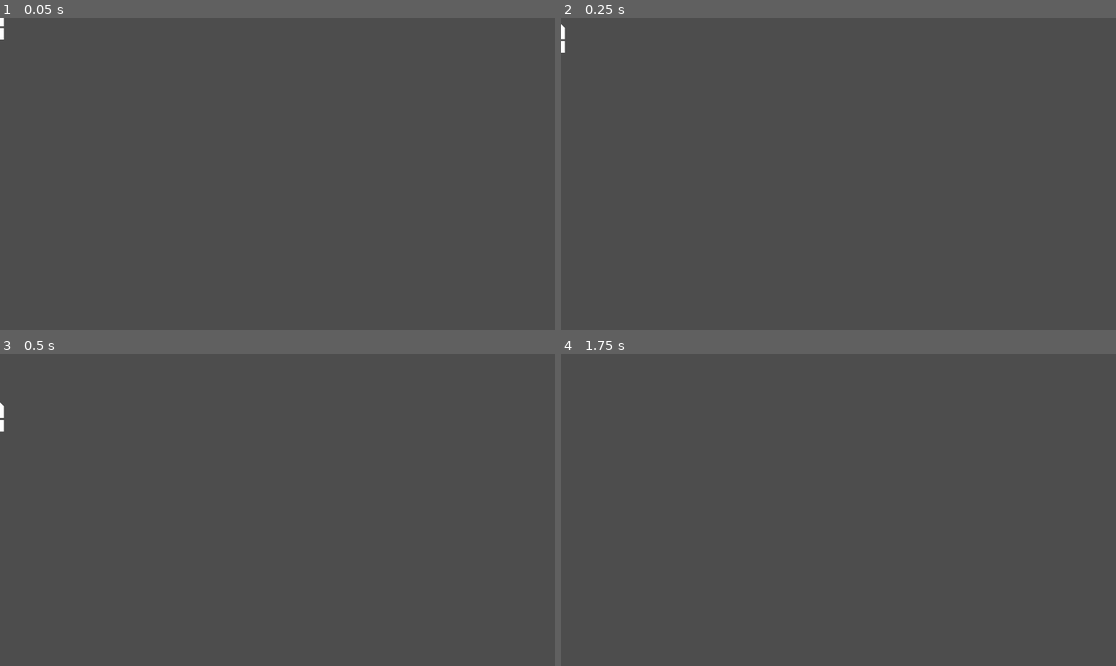
Above: before the commit, frames 1-4 (two rows, left to right).
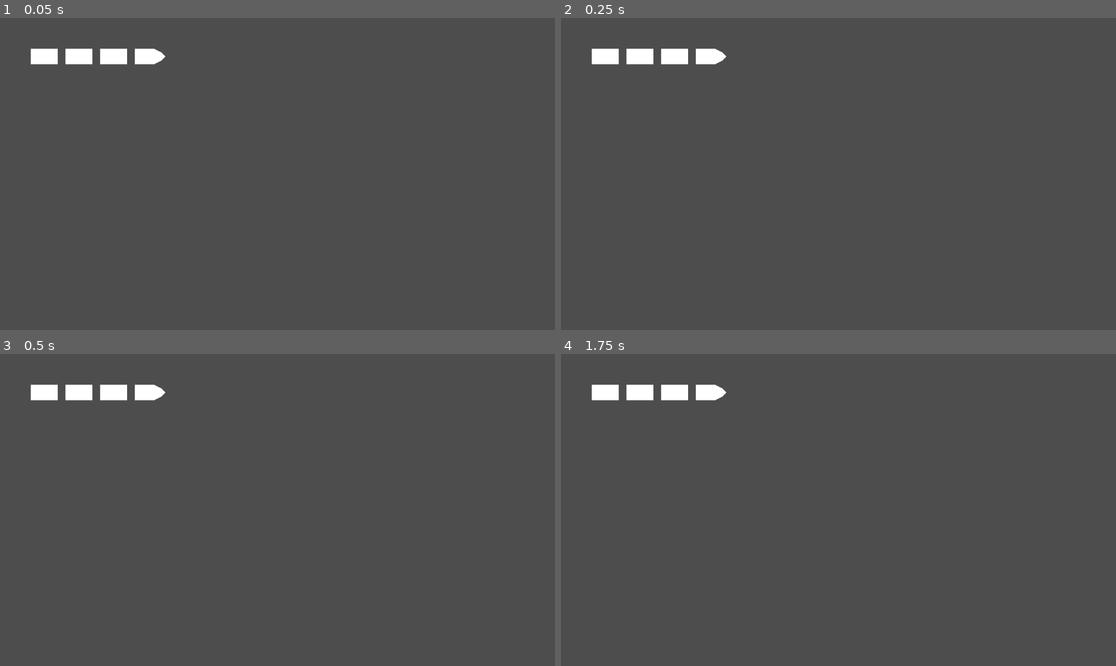
Above: after the commit, the same moments.

Repository: GodMadeEarth/Godot-Wild-Jam-59
Game: Godot game, scene res://node_2d.tscn
Two runs of this game, one before a commit and one after it. Both use one fixed random seed, a clock stepped at 60 frames per second and the inputs below. Before the commit the project has no main scene; this scene is started directly in both runs.
Inputs:
- Up to frame 1 (0.05 s): no input
- Up to frame 2 (0.25 s): no input
- Up to frame 3 (0.5 s): no input
- Up to frame 4 (1.75 s): tap Enter at 0.5 s; tap Space at 1.25 s

The runs differ from the first frame. In frame 1, 1.0% of the frame differs, in the area x 0-30%, y 0-15%; in frame 2, 1.1%, in the area x 0-30%, y 2-15%; in frame 3, 1.1%; in frame 4, 1.0%.

Commit message:
Scaled up Train

Diff:
--- /dev/null
+++ b/Godot-wild-jam-59/Train.gd
@@ -0,0 +1,11 @@
+extends RigidBody2D
+
+
+# Called when the node enters the scene tree for the first time.
+func _ready():
+	pass # Replace with function body.
+
+
+# Called every frame. 'delta' is the elapsed time since the previous frame.
+func _process(delta):
+	pass
--- a/Godot-wild-jam-59/node_2d.tscn
+++ b/Godot-wild-jam-59/node_2d.tscn
@@ -1,25 +1,74 @@
-[gd_scene format=3 uid="uid://vjoupg6f5jg0"]
+[gd_scene load_steps=2 format=3 uid="uid://vjoupg6f5jg0"]
 
-[node name="Node2D" type="Node2D"]
+[ext_resource type="Script" path="res://Train.gd" id="1_42oq3"]
+
+[node name="Train" type="Node2D"]
+position = Vector2(288, 80)
+rotation = 1.5708
+
+[node name="Train" type="RigidBody2D" parent="."]
+position = Vector2(-3.05176e-05, 0)
+gravity_scale = 0.0
+script = ExtResource("1_42oq3")
+
+[node name="Polygon2D" type="Polygon2D" parent="Train"]
+position = Vector2(-8, -8)
+polygon = PackedVector2Array(8, -48, 0, -40, -8, -24, -8, 16, 24, 16, 24, -24, 15.8632, -40.1368)
+
+[node name="CollisionPolygon2D" type="CollisionPolygon2D" parent="Train"]
+position = Vector2(-8, -8)
+polygon = PackedVector2Array(0, -40, -8, -24, -8, 16, 24, 16, 24, -24, 16, -40, 8, -48)
 
 [node name="PinJoint2D" type="PinJoint2D" parent="."]
-position = Vector2(0, 18)
-node_a = NodePath("../RigidBody2D")
-node_b = NodePath("../RigidBody2D2")
+position = Vector2(-3.05176e-05, 16)
+node_a = NodePath("../Train")
+node_b = NodePath("../Train Car")
+disable_collision = false
 
-[node name="RigidBody2D2" type="RigidBody2D" parent="."]
-position = Vector2(0, 28)
+[node name="Train Car" type="RigidBody2D" parent="."]
+position = Vector2(-3.05176e-05, 48)
+gravity_scale = 0.0
 
-[node name="Polygon2D" type="Polygon2D" parent="RigidBody2D2"]
-polygon = PackedVector2Array(-8, -8, -8, 16, 8, 16, 8, -8)
+[node name="Polygon2D" type="Polygon2D" parent="Train Car"]
+position = Vector2(-8.00003, -16)
+polygon = PackedVector2Array(-8, -8, -8, 48, 24, 48, 24, -8)
 
-[node name="CollisionPolygon2D" type="CollisionPolygon2D" parent="RigidBody2D2"]
-polygon = PackedVector2Array(-8, -8, -8, 16, 8, 16, 8, -8)
+[node name="CollisionPolygon2D" type="CollisionPolygon2D" parent="Train Car"]
+position = Vector2(-8.00003, -16)
+polygon = PackedVector2Array(-8, -8, -8, 48, 24, 48, 24, -8)
 
-[node name="RigidBody2D" type="RigidBody2D" parent="."]
+[node name="PinJoint2D2" type="PinJoint2D" parent="."]
+position = Vector2(-3.05176e-05, 88)
+node_a = NodePath("../Train Car")
+node_b = NodePath("../Train Car2")
+disable_collision = false
 
-[node name="Polygon2D" type="Polygon2D" parent="RigidBody2D"]
-polygon = PackedVector2Array(0, -16, -8, -8, -8, 16, 8, 16, 8, -8)
+[node name="Train Car2" type="RigidBody2D" parent="."]
+position = Vector2(-3.05176e-05, 120)
+gravity_scale = 0.0
 
-[node name="CollisionPolygon2D" type="CollisionPolygon2D" parent="RigidBody2D"]
-polygon = PackedVector2Array(0, -16, -8, -8, -8, 16, 8, 16, 8, -8)
+[node name="Polygon2D" type="Polygon2D" parent="Train Car2"]
+position = Vector2(-8, -16)
+polygon = PackedVector2Array(-8, -8, -8, 48, 24, 48, 24, -8)
+
+[node name="CollisionPolygon2D" type="CollisionPolygon2D" parent="Train Car2"]
+position = Vector2(-8, -16)
+polygon = PackedVector2Array(-8, -8, -8, 48, 24, 48, 24, -8)
+
+[node name="PinJoint2D3" type="PinJoint2D" parent="."]
+position = Vector2(-3.05176e-05, 160)
+node_a = NodePath("../Train Car2")
+node_b = NodePath("../Train Car3")
+disable_collision = false
+
+[node name="Train Car3" type="RigidBody2D" parent="."]
+position = Vector2(-3.05176e-05, 192)
+gravity_scale = 0.0
+
+[node name="Polygon2D" type="Polygon2D" parent="Train Car3"]
+position = Vector2(-8, -16)
+polygon = PackedVector2Array(-8, -8, -8, 48, 24, 48, 24, -8)
+
+[node name="CollisionPolygon2D" type="CollisionPolygon2D" parent="Train Car3"]
+position = Vector2(-8, -16)
+polygon = PackedVector2Array(-8, -8, -8, 48, 24, 48, 24, -8)
--- a/Godot-wild-jam-59/project.godot
+++ b/Godot-wild-jam-59/project.godot
@@ -11,6 +11,7 @@
 [application]
 
 config/name="Godot-wild-jam-59"
+run/main_scene="res://node_2d.tscn"
 config/features=PackedStringArray("4.1", "GL Compatibility")
 config/icon="res://icon.svg"
 
